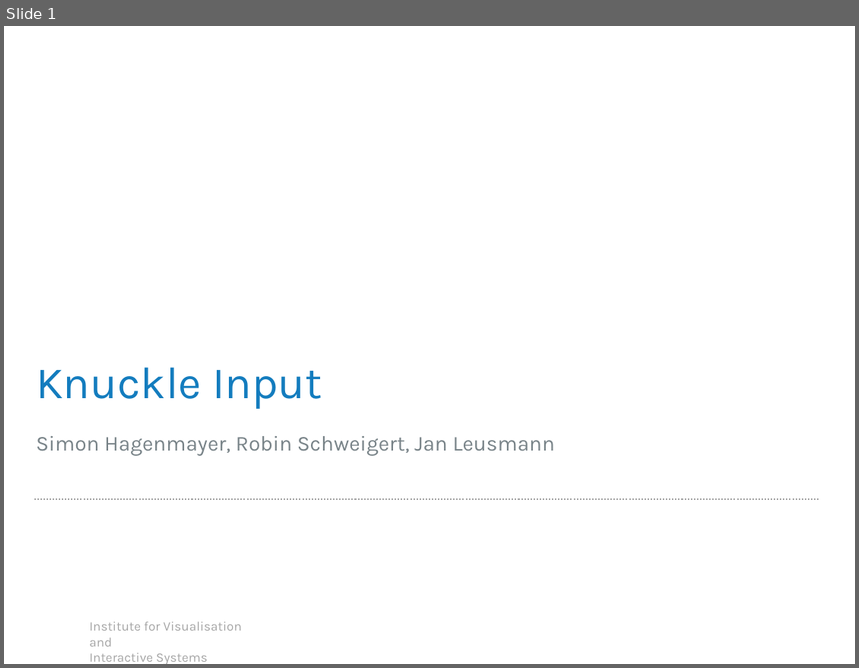
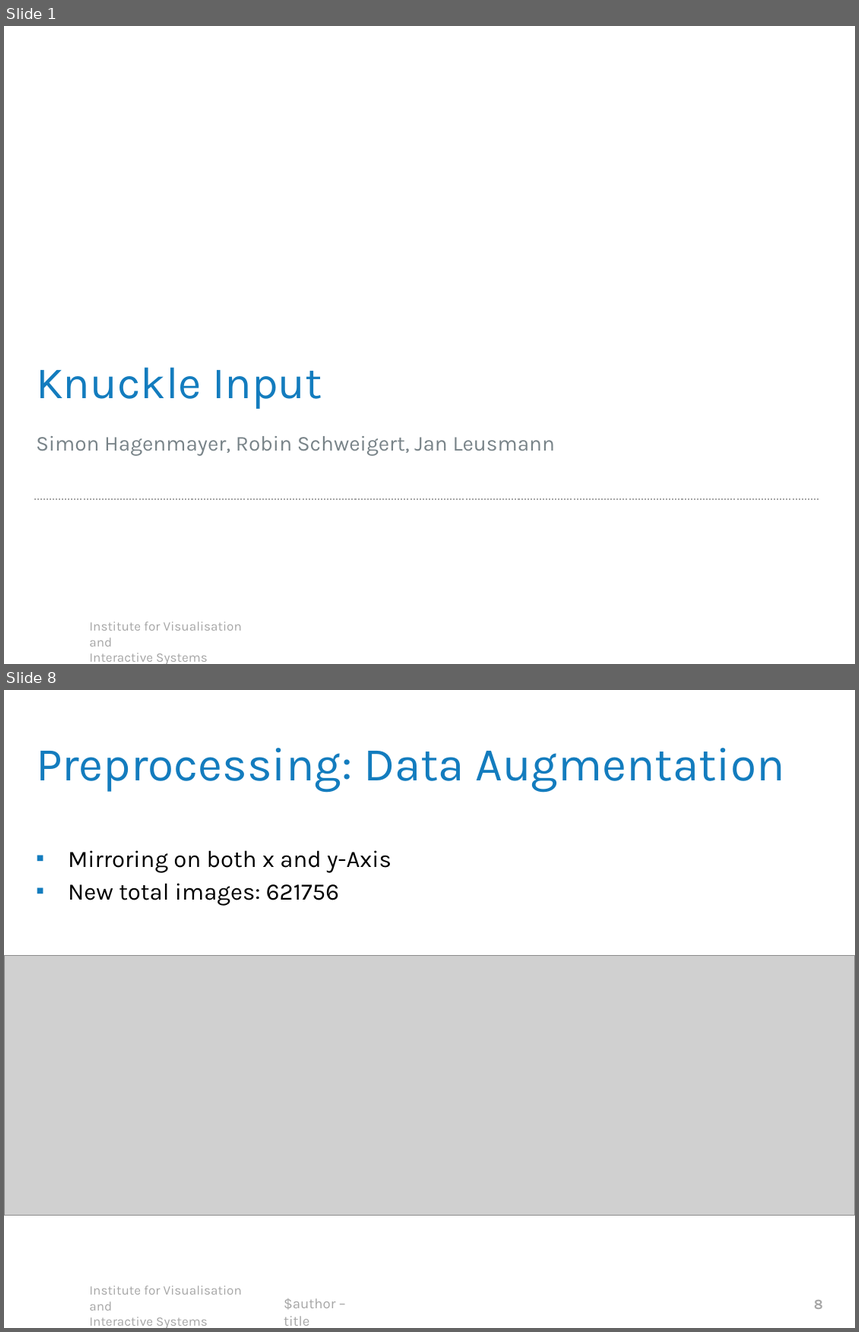
Before and after one commit to robsch94/FaPraKnuckleInput, a slide deck: Presentations/FinalPresentation.pptx. Shown one above the other, each under a label of ours: slide 1 before the commit, slides 1 and 8 after it; the slides between them are not shown. The pictures are 859x668 and 859x1332 pixels, drawn with LibreOffice and Linux fonts; fonts in the diff are those of the drawing; grey boxes stand for pictures; background and template pictures are left out. Boxes give left, top, right and bottom in pixels: in the first picture for what was removed or moved away, otherwise in the second. Text is boxed around its words. In the diff, an @@ line names an element or a change of style, - is before the commit and + after.

```diff
--- a/Presentations/FinalPresentation.pptx
+++ b/Presentations/FinalPresentation.pptx
@@ slide 8 added at <box>4,690,855,1328</box>, background #FFFFFF; not listed: 1 template element that a slide beside it also shows @@
@@ title added at <box>36,748,785,793</box>, 40 pt, text #137CBE @@
+Preprocessing: Data Augmentation
@@ text added at <box>68,850,392,906</box>, 20 pt, text #000000 @@
+▪ Mirroring on both x and y-Axis
+▪ New total images: 621756
@@ picture added at <box>4,955,855,1215</box> @@
@@ text added at <box>284,1299,335,1326</box>, 12 pt, text #A6A6A6 @@
+$author – title
@@ page number added at <box>814,1300,823,1309</box>, 12 pt, text #A6A6A6, bold @@
+8
```
Also in this commit, not shown: 3 slides changed, 15 other slides added, 6 slides removed.
